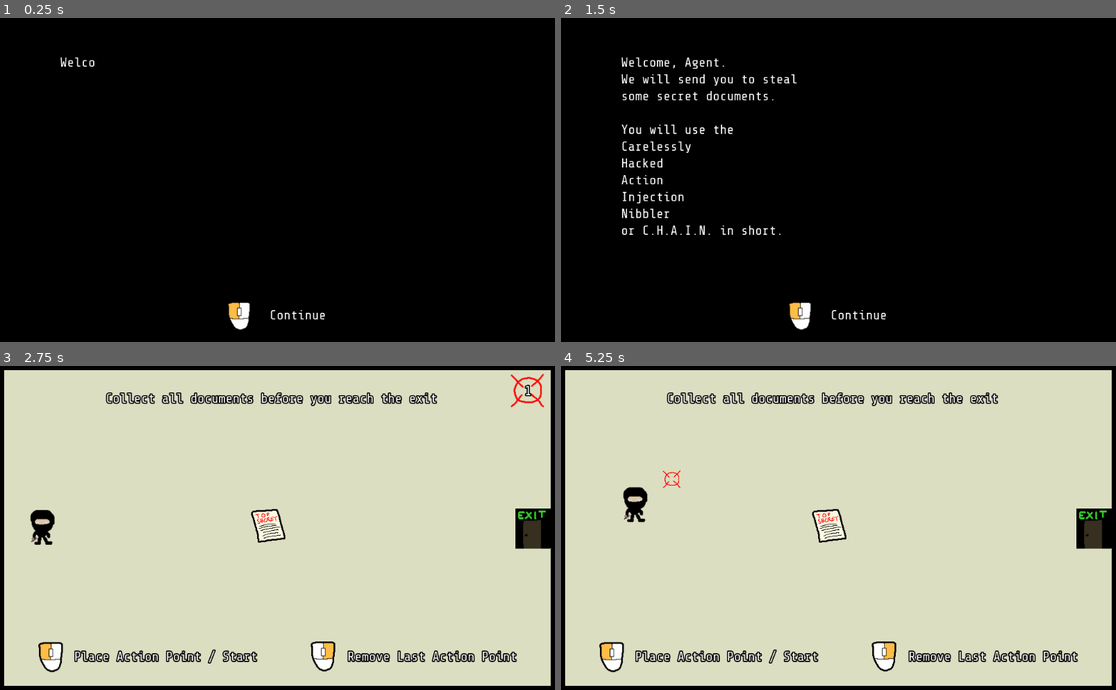
Above: before the commit, frames 1-4 (two rows, left to right).
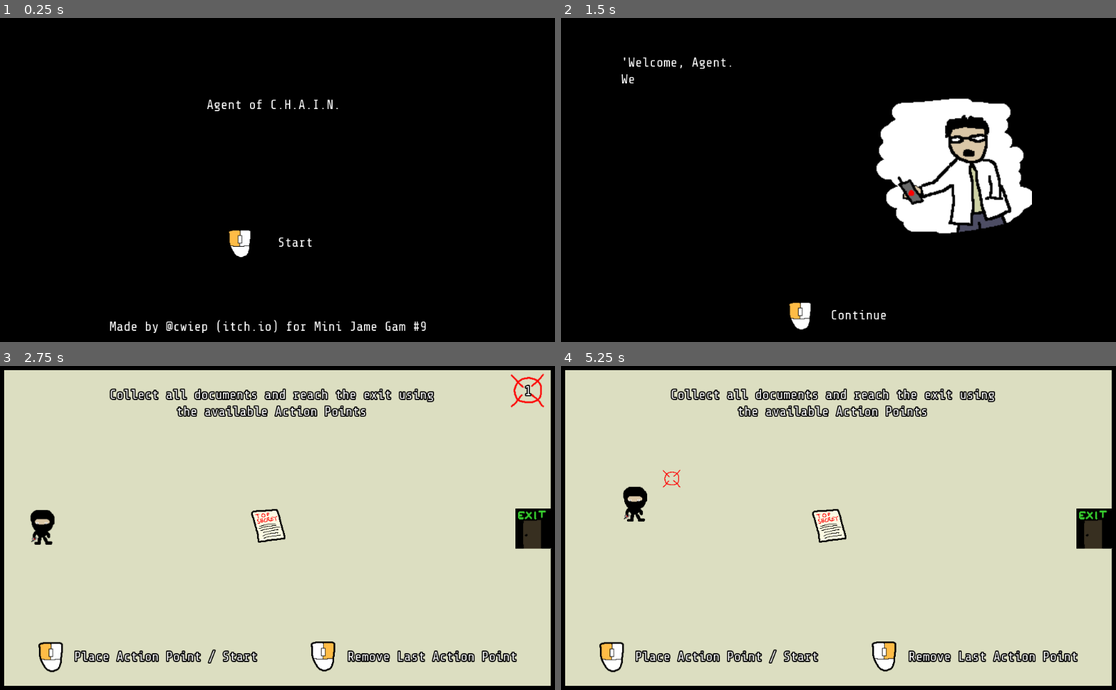
Above: after the commit, the same moments.

Repository: cwiep/Agent-of-C.H.A.I.N.
Game: Godot game, scene res://scenes/Menu.tscn
Same seed, same stepped clock (60 frames per second), same inputs: the game is played once before the commit and once after it. Before the commit the project starts from res://scenes/Intro.tscn.
Inputs (mouse positions are in pixels of both pictures, inside the frame that each line leads up to):
- Up to frame 1 (0.25 s): no input
- Up to frame 2 (1.5 s): tap Enter at 0.5 s; move the mouse to (960, 163) at 0.52 s; press the mouse at (960, 163) at 0.53 s; right-click (960, 163) at 0.8 s; move the mouse to (727, 196) at 1.27 s; release the mouse at (727, 196) at 1.28 s; right-click (727, 196) at 1.35 s
- Up to frame 3 (2.75 s): click (166, 544) at 1.55 s; tap Space at 2 s; move the mouse to (333, 456) at 2.02 s; press the mouse at (333, 456) at 2.03 s; right-click (333, 456) at 2.3 s
- Up to frame 4 (5.25 s): tap Enter at 2.75, 4.25 s; move the mouse to (810, 592) at 2.77 s; release the mouse at (810, 592) at 2.78 s; right-click (810, 592) at 2.85 s; click (810, 592) at 3.05 s; tap Space at 3.5, 5 s; move the mouse to (1005, 576) at 3.52 s; hold Mouse wheel down (speed_down) 3.53-4.28 s; right-click (1005, 576) at 3.8 s; move the mouse to (672, 479) at 4.27 s; tap Mouse wheel up (speed_up) at 4.35 s; click (672, 479) at 4.55 s; move the mouse to (866, 528) at 5.02 s; press the mouse at (866, 528) at 5.03 s

The runs differ from the first frame. In frame 1, 1.6% of the frame differs, in the area x 10-77%, y 12-98%; in frame 2, 10%, in the area x 10-85%, y 12-67%; in frame 3, 2.7%; in frame 4, 2.9%.

Commit message:
Add sounds, menu, intro and score

Diff:
--- a/project.godot
+++ b/project.godot
@@ -16,12 +16,17 @@
 [application]
 
 config/name="MJD9 - Agent of C.H.A.I.N."
-run/main_scene="res://scenes/Intro.tscn"
+run/main_scene="res://scenes/Menu.tscn"
 config/icon="res://icon.png"
 
 [autoload]
 
 Global="*res://scripts/Global.gd"
+
+[display]
+
+window/stretch/mode="viewport"
+window/stretch/aspect="keep"
 
 [input]
 
--- /dev/null
+++ b/scenes/Audio.tscn
@@ -0,0 +1,22 @@
+[gd_scene load_steps=6 format=2]
+
+[ext_resource path="res://sounds/click.wav" type="AudioStream" id=1]
+[ext_resource path="res://sounds/powerUp.wav" type="AudioStream" id=2]
+[ext_resource path="res://sounds/hitHurt.wav" type="AudioStream" id=3]
+[ext_resource path="res://sounds/pickupCoin.wav" type="AudioStream" id=4]
+[ext_resource path="res://scripts/Audio.gd" type="Script" id=5]
+
+[node name="Audio" type="Node2D"]
+script = ExtResource( 5 )
+
+[node name="Click" type="AudioStreamPlayer" parent="."]
+stream = ExtResource( 1 )
+
+[node name="Hurt" type="AudioStreamPlayer" parent="."]
+stream = ExtResource( 3 )
+
+[node name="Document" type="AudioStreamPlayer" parent="."]
+stream = ExtResource( 4 )
+
+[node name="Success" type="AudioStreamPlayer" parent="."]
+stream = ExtResource( 2 )
--- a/scenes/Exit.tscn
+++ b/scenes/Exit.tscn
@@ -3,7 +3,7 @@
 [ext_resource path="res://sfx/exit.png" type="Texture" id=1]
 
 [sub_resource type="RectangleShape2D" id=1]
-extents = Vector2( 29.463, 34.403 )
+extents = Vector2( 33.2385, 37.2346 )
 
 [node name="Exit" type="Area2D" groups=[
 "exit",
--- a/scenes/Finish.tscn
+++ b/scenes/Finish.tscn
@@ -1,18 +1,38 @@
-[gd_scene load_steps=2 format=2]
+[gd_scene load_steps=4 format=2]
 
 [ext_resource path="res://Font.tres" type="DynamicFont" id=1]
+[ext_resource path="res://sfx/wall.png" type="Texture" id=2]
+[ext_resource path="res://scripts/Finish.gd" type="Script" id=3]
 
 [node name="Finish" type="Node2D"]
+script = ExtResource( 3 )
+
+[node name="Sprite" type="Sprite" parent="."]
+scale = Vector2( 16.1191, 9.48478 )
+texture = ExtResource( 2 )
+centered = false
 
 [node name="Label" type="Label" parent="."]
-margin_left = 400.655
-margin_top = 197.808
-margin_right = 580.655
-margin_bottom = 223.808
+margin_left = 359.078
+margin_top = 212.927
+margin_right = 658.078
+margin_bottom = 240.927
 custom_fonts/font = ExtResource( 1 )
-text = "Done. Good job!"
+text = "\"Excellent work, Agent!\""
 align = 1
 valign = 1
 __meta__ = {
 "_edit_use_anchors_": false
 }
+
+[node name="Score" type="Label" parent="."]
+margin_left = 232.964
+margin_top = 283.26
+margin_right = 819.964
+margin_bottom = 388.26
+custom_fonts/font = ExtResource( 1 )
+align = 1
+valign = 1
+__meta__ = {
+"_edit_use_anchors_": false
+}
--- a/scenes/Intro.tscn
+++ b/scenes/Intro.tscn
@@ -1,9 +1,10 @@
-[gd_scene load_steps=5 format=2]
+[gd_scene load_steps=6 format=2]
 
 [ext_resource path="res://scripts/Intro.gd" type="Script" id=1]
 [ext_resource path="res://Font.tres" type="DynamicFont" id=2]
 [ext_resource path="res://sfx/wall.png" type="Texture" id=3]
 [ext_resource path="res://sfx/left_click.png" type="Texture" id=4]
+[ext_resource path="res://sfx/professior.png" type="Texture" id=5]
 
 [node name="Intro" type="Node2D"]
 script = ExtResource( 1 )
@@ -24,6 +25,11 @@
 "_edit_use_anchors_": false
 }
 
+[node name="Prof" type="Sprite" parent="."]
+position = Vector2( 718.155, 273.403 )
+scale = Vector2( 1.50397, 1.50397 )
+texture = ExtResource( 5 )
+
 [node name="Mouse" type="Sprite" parent="."]
 position = Vector2( 442.232, 550.586 )
 texture = ExtResource( 4 )
--- a/scenes/Level01.tscn
+++ b/scenes/Level01.tscn
@@ -9,6 +9,7 @@
 [ext_resource path="res://Font.tres" type="DynamicFont" id=7]
 [ext_resource path="res://scenes/UI.tscn" type="PackedScene" id=8]
 [ext_resource path="res://sfx/mouse_wheel.png" type="Texture" id=9]
+[ext_resource path="res://scenes/Audio.tscn" type="PackedScene" id=10]
 
 [sub_resource type="RectangleShape2D" id=1]
 extents = Vector2( 23.9131, 124.8 )
@@ -72,4 +73,6 @@
 }
 
 [node name="UI" parent="." instance=ExtResource( 8 )]
+
+[node name="Audio" parent="." instance=ExtResource( 10 )]
 [connection signal="area_entered" from="Player" to="." method="_on_Player_area_entered"]
--- a/scenes/Level02.tscn
+++ b/scenes/Level02.tscn
@@ -9,6 +9,7 @@
 [ext_resource path="res://scenes/Guard.tscn" type="PackedScene" id=7]
 [ext_resource path="res://sfx/wall.png" type="Texture" id=8]
 [ext_resource path="res://scenes/UI.tscn" type="PackedScene" id=9]
+[ext_resource path="res://scenes/Audio.tscn" type="PackedScene" id=10]
 
 [sub_resource type="Curve2D" id=1]
 _data = {
@@ -73,5 +74,7 @@
 }
 
 [node name="UI" parent="." instance=ExtResource( 9 )]
+
+[node name="Audio" parent="." instance=ExtResource( 10 )]
 [connection signal="player_seen" from="GuardPath1/Guard" to="." method="_on_player_seen"]
 [connection signal="area_entered" from="Player" to="." method="_on_Player_area_entered"]
--- a/scenes/Level03.tscn
+++ b/scenes/Level03.tscn
@@ -7,6 +7,7 @@
 [ext_resource path="res://sfx/bg.png" type="Texture" id=5]
 [ext_resource path="res://scenes/UI.tscn" type="PackedScene" id=6]
 [ext_resource path="res://scenes/Guard.tscn" type="PackedScene" id=7]
+[ext_resource path="res://scenes/Audio.tscn" type="PackedScene" id=8]
 
 [sub_resource type="Curve2D" id=1]
 _data = {
@@ -45,5 +46,7 @@
 [node name="ActionPoints" type="Node2D" parent="."]
 
 [node name="UI" parent="." instance=ExtResource( 6 )]
+
+[node name="Audio" parent="." instance=ExtResource( 8 )]
 [connection signal="player_seen" from="GuardPath1/Guard" to="." method="_on_player_seen"]
 [connection signal="area_entered" from="Player" to="." method="_on_Player_area_entered"]
--- /dev/null
+++ b/scenes/Menu.tscn
@@ -0,0 +1,51 @@
+[gd_scene load_steps=5 format=2]
+
+[ext_resource path="res://sfx/wall.png" type="Texture" id=1]
+[ext_resource path="res://Font.tres" type="DynamicFont" id=2]
+[ext_resource path="res://sfx/left_click.png" type="Texture" id=3]
+[ext_resource path="res://scripts/Menu.gd" type="Script" id=4]
+
+[node name="Menu" type="Node2D"]
+script = ExtResource( 4 )
+
+[node name="Sprite" type="Sprite" parent="."]
+scale = Vector2( 16.06, 9.38635 )
+texture = ExtResource( 1 )
+centered = false
+
+[node name="Label" type="Label" parent="."]
+margin_left = 381.756
+margin_top = 147.411
+margin_right = 628.756
+margin_bottom = 175.411
+custom_fonts/font = ExtResource( 2 )
+text = "Agent of C.H.A.I.N."
+__meta__ = {
+"_edit_use_anchors_": false
+}
+
+[node name="Sprite2" type="Sprite" parent="."]
+position = Vector2( 443.492, 417.034 )
+texture = ExtResource( 3 )
+
+[node name="Label2" type="Label" parent="."]
+margin_left = 512.788
+margin_top = 400.655
+margin_right = 577.788
+margin_bottom = 428.655
+custom_fonts/font = ExtResource( 2 )
+text = "Start"
+__meta__ = {
+"_edit_use_anchors_": false
+}
+
+[node name="Label3" type="Label" parent="."]
+margin_left = 202.847
+margin_top = 555.625
+margin_right = 826.847
+margin_bottom = 583.625
+custom_fonts/font = ExtResource( 2 )
+text = "Made by @cwiep (itch.io) for Mini Jame Gam #9"
+__meta__ = {
+"_edit_use_anchors_": false
+}
--- a/scenes/Tutorial.tscn
+++ b/scenes/Tutorial.tscn
@@ -8,6 +8,7 @@
 [ext_resource path="res://sfx/bg.png" type="Texture" id=6]
 [ext_resource path="res://sfx/left_click.png" type="Texture" id=7]
 [ext_resource path="res://sfx/right_click.png" type="Texture" id=8]
+[ext_resource path="res://scenes/Audio.tscn" type="PackedScene" id=9]
 [ext_resource path="res://scenes/UI.tscn" type="PackedScene" id=10]
 
 [node name="Tutorial" type="Node2D"]
@@ -37,9 +38,10 @@
 margin_right = 822.427
 margin_bottom = 81.8195
 custom_fonts/font = ExtResource( 5 )
-text = "Collect all documents before you reach the exit"
+text = "Collect all documents and reach the exit using the available Action Points"
 align = 1
 valign = 1
+autowrap = true
 __meta__ = {
 "_edit_use_anchors_": false
 }
@@ -75,4 +77,6 @@
 }
 
 [node name="UI" parent="." instance=ExtResource( 10 )]
+
+[node name="Audio" parent="." instance=ExtResource( 9 )]
 [connection signal="area_entered" from="Player" to="." method="_on_Player_area_entered"]
--- a/scenes/World.tscn
+++ b/scenes/World.tscn
@@ -8,6 +8,7 @@
 [ext_resource path="res://sfx/wall.png" type="Texture" id=6]
 [ext_resource path="res://scenes/Guard.tscn" type="PackedScene" id=7]
 [ext_resource path="res://scenes/UI.tscn" type="PackedScene" id=8]
+[ext_resource path="res://scenes/Audio.tscn" type="PackedScene" id=9]
 
 [sub_resource type="RectangleShape2D" id=3]
 extents = Vector2( 93.2087, 24.006 )
@@ -81,5 +82,7 @@
 rotation = -0.734632
 
 [node name="UI" parent="." instance=ExtResource( 8 )]
+
+[node name="Audio" parent="." instance=ExtResource( 9 )]
 [connection signal="area_entered" from="Player" to="." method="_on_Player_area_entered"]
 [connection signal="player_seen" from="GuardPath1/Guard" to="." method="_on_player_seen"]
--- /dev/null
+++ b/scripts/Audio.gd
@@ -0,0 +1,24 @@
+extends Node2D
+
+signal audio_finished
+
+func _ready():
+	$Hurt.connect("finished", self, "_finished")
+	$Click.connect("finished", self, "_finished")
+	$Document.connect("finished", self, "_finished")
+	$Success.connect("finished", self, "_finished")
+
+func hurt():
+	$Hurt.play()
+
+func click():
+	$Click.play()
+
+func document():
+	$Document.play()
+
+func success():
+	$Success.play()
+
+func _finished():
+	emit_signal("audio_finished")
--- /dev/null
+++ b/scripts/Finish.gd
@@ -0,0 +1,16 @@
+extends Node2D
+
+
+# Declare member variables here. Examples:
+# var a = 2
+# var b = "text"
+
+
+# Called when the node enters the scene tree for the first time.
+func _ready():
+	var time = Global.get_time()
+	$Score.text = "Mission finished in %s seconds" % time
+
+func _input(event):
+	if event.is_action_pressed("add_action_point") and !event.is_echo():
+		get_tree().change_scene("res://scenes/Menu.tscn")
--- a/scripts/Global.gd
+++ b/scripts/Global.gd
@@ -17,6 +17,10 @@
 	"res://scenes/Finish.tscn"
 ]
 var current_level = 0
+var start_time
+
+func _ready():
+	start_time = OS.get_unix_time()
 
 func change_state(state) -> void:
 	_current_state = state
@@ -37,3 +41,6 @@
 func get_next_level():
 	current_level += 1
 	return levels[current_level]
+
+func get_time():
+	return OS.get_unix_time() - start_time
--- a/scripts/Intro.gd
+++ b/scripts/Intro.gd
@@ -1,6 +1,6 @@
 extends Node2D
 
-const text = "Welcome, Agent.\nWe will send you to steal some secret documents.\n\nYou will use the\nCarelessly\nHacked\nAction\nInjection\nNibbler\nor C.H.A.I.N. in short."
+const text = "'Welcome, Agent.\nWe will send you to steal some secret documents.\n\nYou will use the\nCarelessly\nHacked\nAction\nInjection\nNibbler\nor C.H.A.I.N. in short.'"
 var counter = 0
 var length = 0
 
--- /dev/null
+++ b/scripts/Menu.gd
@@ -0,0 +1,5 @@
+extends Node2D
+
+func _input(event):
+	if event.is_action_pressed("add_action_point") and !event.is_echo():
+		get_tree().change_scene("res://scenes/Intro.tscn")
--- a/scripts/World.gd
+++ b/scripts/World.gd
@@ -16,14 +16,17 @@
 	if Global.get_state() == Global.State.PLANNING:
 		if event.is_action_pressed("add_action_point") and !event.is_echo():
 			if available_actions > 0:
+				$Audio.click()
 				_spawn_action_point(get_global_mouse_position())
 				available_actions -= 1
 			elif available_actions == 0:
+				$Audio.click()
 				Global.change_state(Global.State.ACTION)
 				$UI.hide()
 				$Player.set_target($ActionPoints.get_child(0))
 		elif event.is_action_pressed("remove_action_point") and !event.is_echo():
 			if available_actions < MAX_ACTIONS:
+				$Audio.click()
 				_remove_last_action_point()
 		$UI/Count.text = str(available_actions)
 
@@ -53,6 +56,8 @@
 	if area.is_in_group("exit"):
 		if $Documents.get_child_count() == 0:
 			Global.succeeded()
+			$Audio.success()
+			yield($Audio, "audio_finished")
 			get_tree().change_scene(Global.get_next_level())
 		else:
 			print("not all documents collected")
@@ -60,6 +65,7 @@
 	elif area.is_in_group("action_point"):
 		_target_next_action_point()
 	elif area.is_in_group("document"):
+		$Audio.document()
 		area.get_parent().remove_child(area)
 		area.queue_free()
 	elif area.is_in_group("wall"):
@@ -68,6 +74,7 @@
 
 func _retry():
 	Global.failed()
+	$Audio.hurt()
 	get_tree().reload_current_scene()
 
 func _on_player_seen():
Not shown: 1 places in scenes/Level01.tscn that only renumber resources
Not shown: 1 places in scenes/Level02.tscn that only renumber resources
Not shown: 1 places in scenes/Level03.tscn that only renumber resources
Not shown: 1 places in scenes/Tutorial.tscn that only renumber resources
Not shown: 1 places in scenes/World.tscn that only renumber resources
Binary file added: sfx/professior.png
Not shown, added: sfx/professior.png.import
Not shown, added: sounds/click.wav.import
Not shown, added: sounds/hitHurt.wav.import
Not shown, added: sounds/pickupCoin.wav.import
Not shown, added: sounds/powerUp.wav.import
Not shown, added: sounds/click.wav
(and 3 more such lines)
